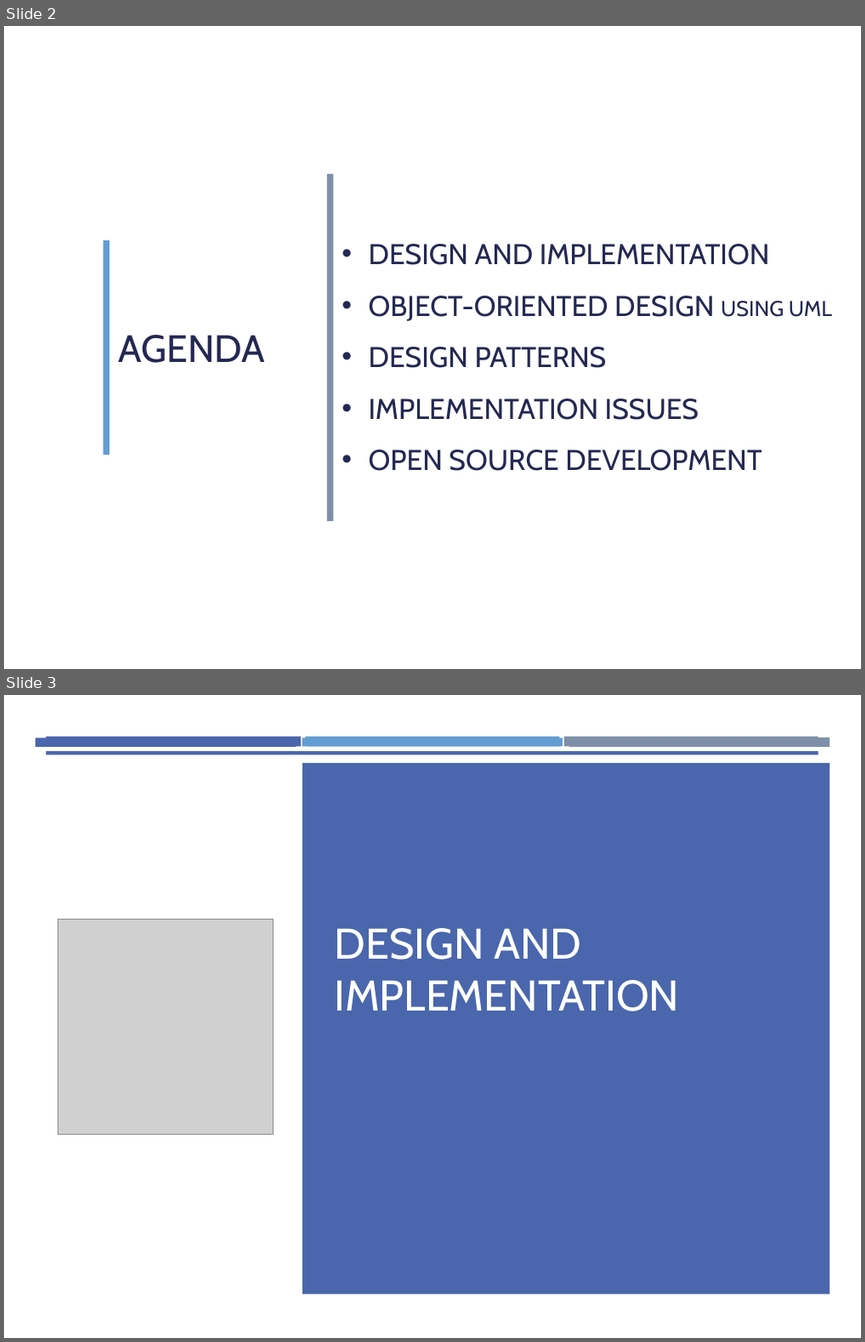
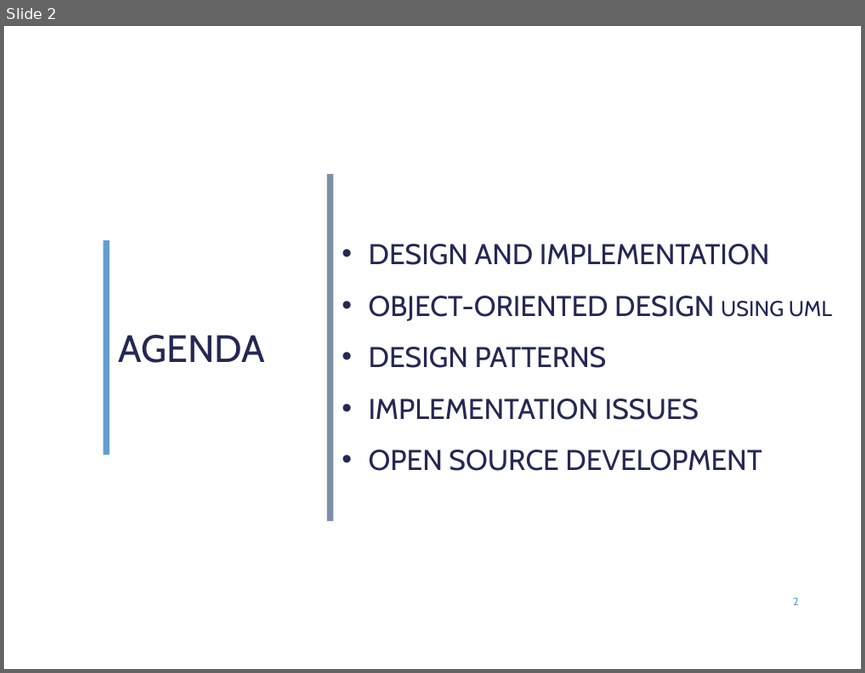
Before and after one commit to yazdipour/presentations, a slide deck: 2019Nov_Design_Implementation/Ch7.pptx. Shown one above the other, each under a label of ours: slides 2 and 3 before the commit, slide 2 after it. The pictures are 865x1342 and 865x673 pixels, drawn with LibreOffice and Linux fonts; fonts in the diff are those of the drawing; grey boxes stand for pictures. Boxes give left, top, right and bottom in pixels: in the first picture for what was removed or moved away, otherwise in the second. Text is boxed around its words. In the diff, an @@ line names an element or a change of style, - is before the commit and + after.

```diff
--- a/2019Nov_Design_Implementation/Ch7.pptx
+++ b/2019Nov_Design_Implementation/Ch7.pptx
@@ slide 3 removed at [4, 695, 861, 1338], background #FFFFFF @@
@@ rectangle removed at [35, 737, 296, 746] @@
@@ rectangle removed at [46, 736, 301, 746] @@
@@ rectangle removed at [302, 737, 562, 746] @@
@@ rectangle removed at [306, 736, 559, 746] @@
@@ rectangle removed at [564, 736, 818, 746] @@
@@ rectangle removed at [569, 737, 830, 747] @@
@@ rectangle removed at [4, 755, 861, 1338] @@
@@ rectangle removed at [46, 752, 818, 870] @@
@@ rectangle removed at [302, 763, 829, 1294] @@
@@ picture removed at [58, 919, 273, 1134] @@
@@ title removed at [335, 928, 680, 1011] @@
-DESIGN AND IMPLEMENTATION
@@ slide 2 changed as well @@
@@ page number added at [793, 597, 799, 605], 9 pt, text #629DD1 @@
+2
```
Also in this commit, not shown: 18 other slides changed, 5 slides added, 4 other slides removed, 3 other files.
